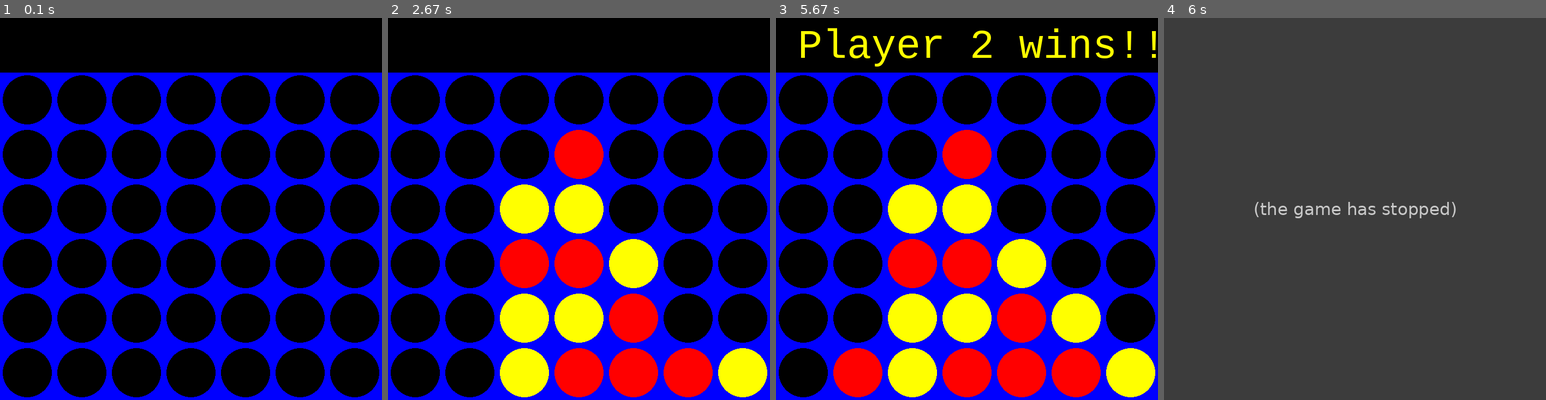
Above: before the commit, frames 1-4 (left to right).
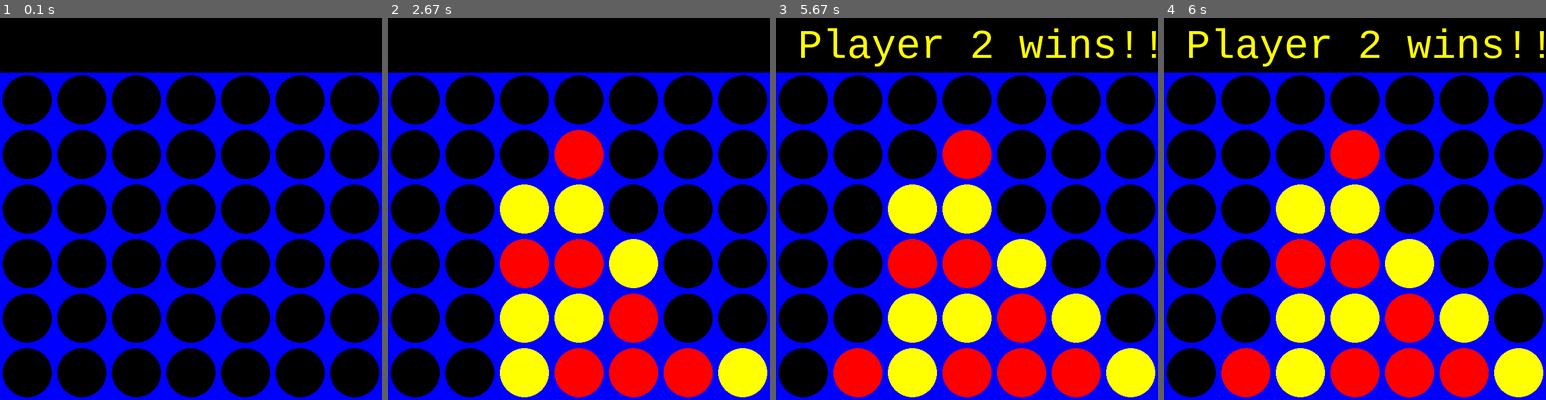
Above: after the commit, the same moments.

Repository: Bl1th/connect4-ai
Game: pygame game, started from connect4_ai.py
The game is run twice, just before and just after one commit, with the same random seed, the same clock (stepped at 60 frames per second) and the same inputs.
Inputs (mouse positions are in pixels of both pictures, inside the frame that each line leads up to):
- Up to frame 1 (0.1 s): no input
- Up to frame 2 (2.67 s): click (579, 209) at 0.38 s; click (617, 293) at 0.75 s; click (624, 243) at 1.1 s; click (559, 308) at 1.45 s; click (579, 254) at 1.82 s; click (525, 128) at 2.18 s; click (712, 308) at 2.53 s
- Up to frame 3 (5.67 s): click (840, 247) at 2.85 s
- Up to frame 4 (6 s): no input

Frames 1-3 are identical in both runs. In frame 4, 100% of the frame differs, in the area x 0-100%, y 0-100%.
Before the commit the program exited at 5.9 s; later frames show no game.

Commit message:
Merged testmenu

Diff:
--- a/connect4_ai.py
+++ b/connect4_ai.py
@@ -287,7 +287,7 @@
 				turn = turn % 2
 
 		if game_over:
-			pygame.time.wait(3000)
+			pygame.time.wait(5000)
 
 if __name__ == "__main__":
 	main()
--- a/test menu.py
+++ b/mainmenu.py
@@ -60,6 +60,8 @@
                 if event.key==pygame.K_RETURN:
                     if selected=="start":
                         connect4_ai.main()
+                        pygame.quit()
+                        quit()
                     if selected=="quit":
                         pygame.quit()
                         quit()
Not shown, changed: README.md
